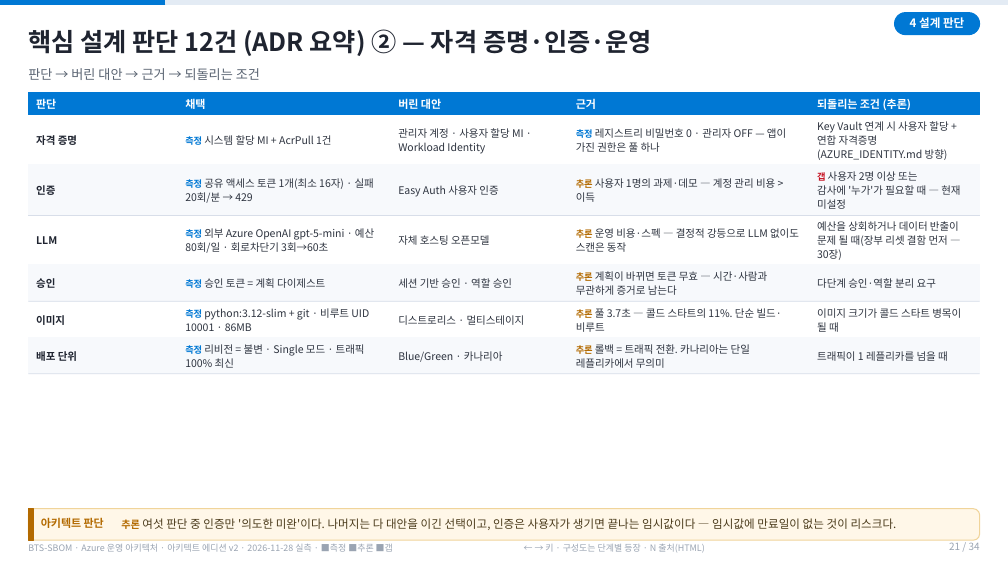
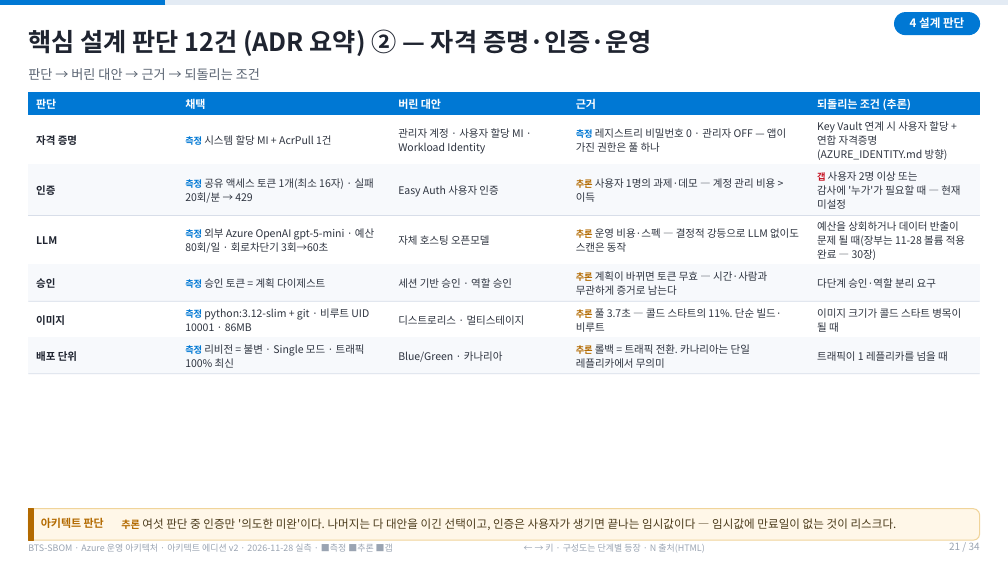
Before and after one commit to Jack-Hwang/beyondthesecurity-sbom, a slide deck: slide 21 of docs/AZURE_OPERATIONS_OVERVIEW.pptx. Drawn at 1008x567 pixels with LibreOffice and Linux fonts; fonts in the diff are those of the drawing. Boxes give left, top, right and bottom in pixels: in the first picture for what was removed or moved away, otherwise in the second. Text is boxed around its words. In the diff, an @@ line names an element or a change of style, - is before the commit and + after.

```diff
--- a/docs/AZURE_OPERATIONS_OVERVIEW.pptx
+++ b/docs/AZURE_OPERATIONS_OVERVIEW.pptx
@@ text at [817,221,965,260]: text changed @@
-예산을 상회하거나 데이터 반출이 문제 될 때(장부 리셋 결함 먼저 — 30장)
+예산을 상회하거나 데이터 반출이 문제 될 때(장부는 11-28 볼륨 적용 완료 — 30장)
```
Also in this commit, not shown: 17 other slides changed, 4 other files.
